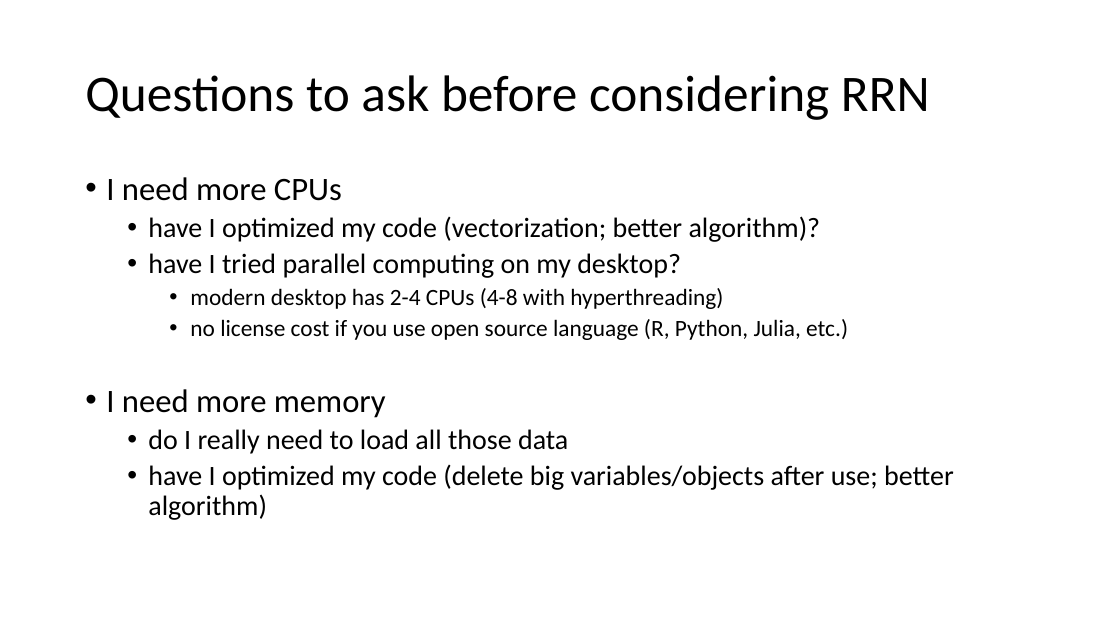
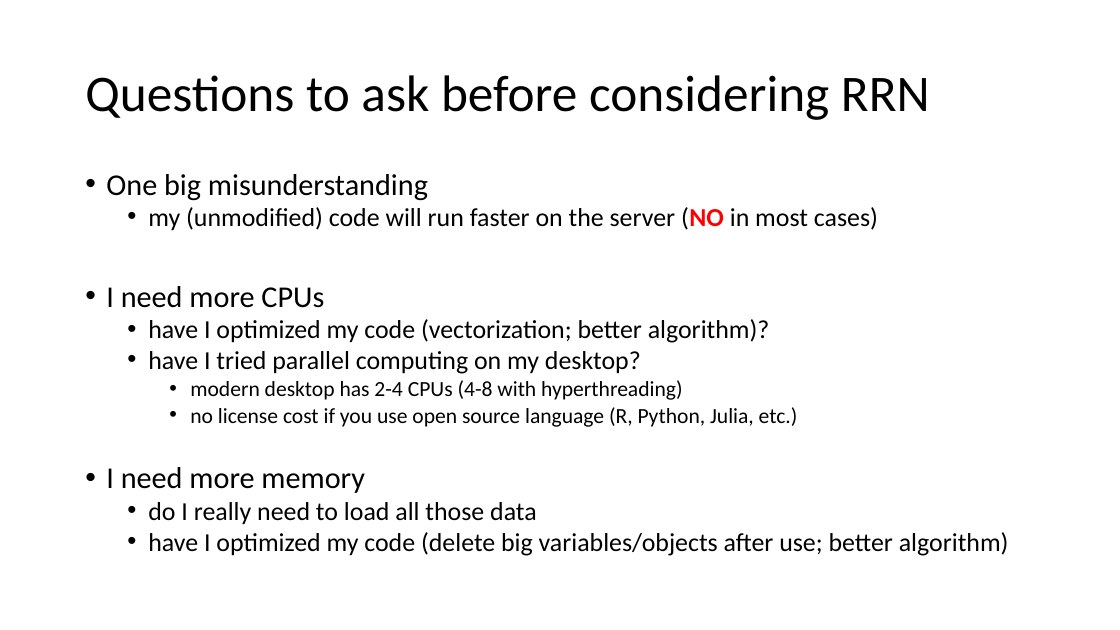
Before and after one commit to tdmdal/rrn-workshop, a slide deck: slide 10 of rrn_intro.pptx (slide 9 before the commit). Drawn at 1120x630 pixels with LibreOffice and Linux fonts; fonts in the diff are those of the drawing. Boxes give left, top, right and bottom in pixels: in the first picture for what was removed or moved away, otherwise in the second. Text is boxed around its words. In the diff, an @@ line names an element or a change of style, - is before the commit and + after.

```diff
--- a/rrn_intro.pptx
+++ b/rrn_intro.pptx
@@ text at (106,174,878,231): paragraphs added @@
+• One big misunderstanding
+  • my (unmodified) code will run faster on the server (NO in most cases)
@@ text at (106,286,1009,556): size 28 to 25.9 pt in "I need more CPUs", "I need more memory"; size 24 to 22.2 pt in "have I optimized my code (vectorization; better ...", "have I tried parallel computing on my ...", "do I really need to load all ...", "have I optimized my code (delete big ..."; size 20 to 18.5 pt in "modern desktop has 2-4 CPUs (4-8 with ...", "no license cost if you use open ..."; line spacing 0.9 to 0.8 @@
```
Also in this commit, not shown: 15 other slides changed, 6 slides added, 2 other files.
